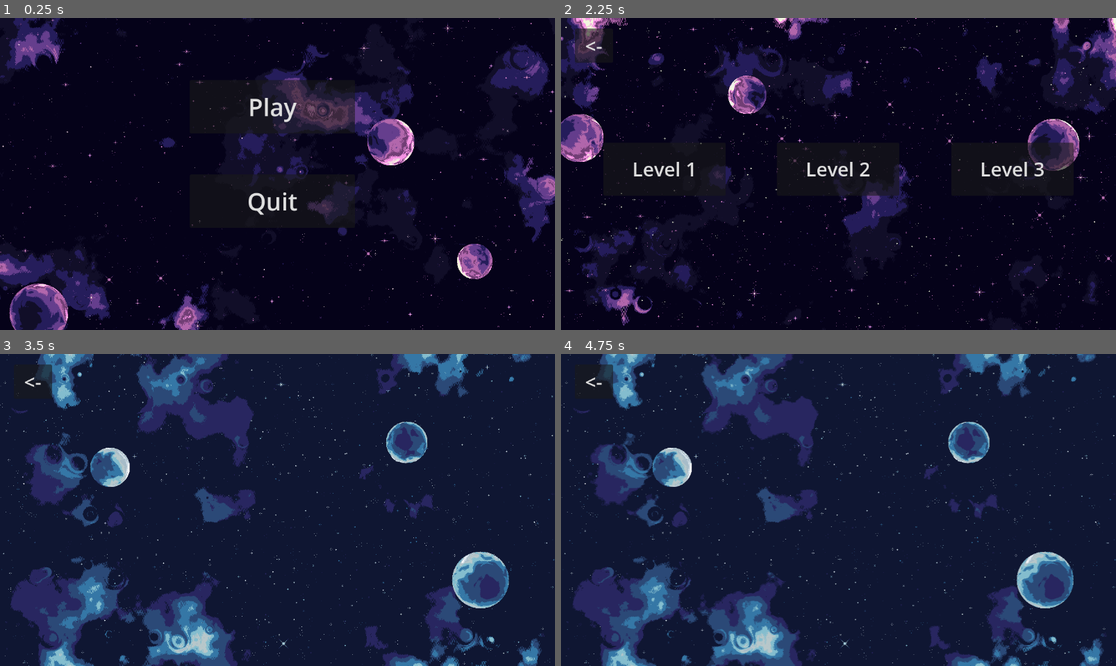
Above: before the commit, frames 1-4 (two rows, left to right).
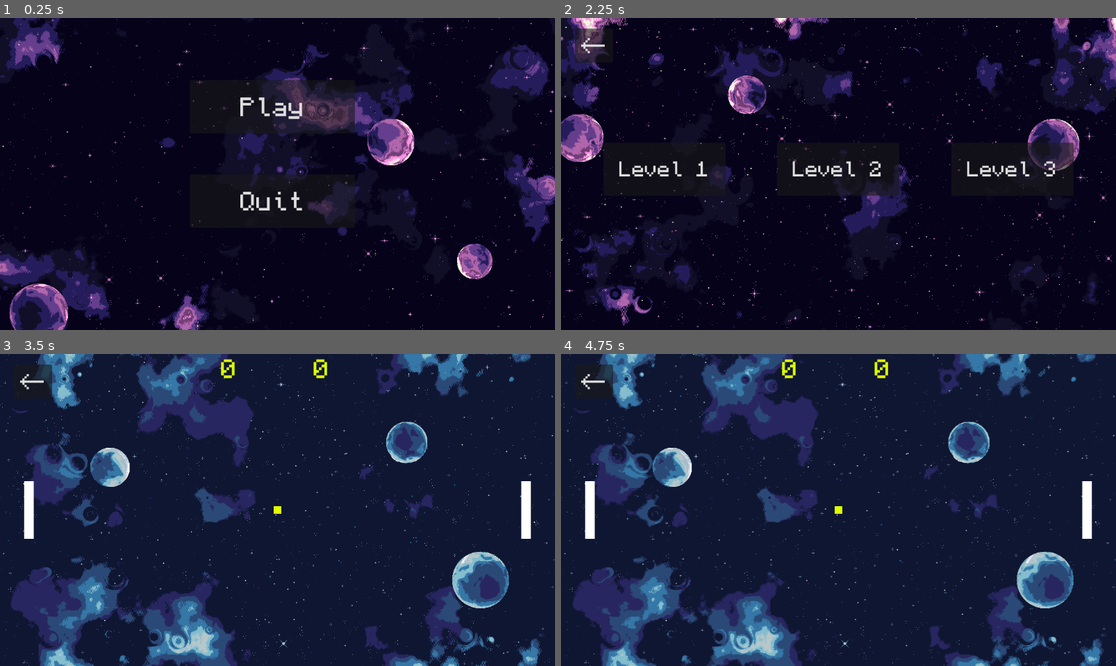
Above: after the commit, the same moments.

Repository: EkaterinaKugot/Pong
Game: Godot game, scene res://scenes/menu/menu.tscn
Two runs of this game, one before a commit and one after it. Both use one fixed random seed, a clock stepped at 60 frames per second and the inputs below. Before the commit the project starts from res://game/menu/menu.tscn.
Inputs:
- Up to frame 1 (0.25 s): no input
- Up to frame 2 (2.25 s): click "Play" at 0.5 s; click "<-" at 1.25 s; click "Play" at 2 s
- Up to frame 3 (3.5 s): click "Level 1" at 2.75 s
- Up to frame 4 (4.75 s): click "<-" at 3.5 s; click "Level 1" at 4.25 s

The runs differ from the first frame. In frame 1, 0.8% of the frame differs, in the area x 43-55%, y 25-64%; in frame 2, 1.1%, in the area x 3-90%, y 6-51%; in frame 3, 1.0%; in frame 4, 1.0%.

Commit message:
added basic entities: ball, rackets, scores. Implemented simple intelligence for the computer racket

Diff:
--- a/game/level1/back.gd
+++ /dev/null
@@ -1,6 +0,0 @@
-extends Button
-
-
-
-func _on_pressed() -> void:
-	get_tree().change_scene_to_file("res://game/level_selection/level_selection.tscn")
--- a/game/level1/level_1.tscn
+++ /dev/null
@@ -1,19 +0,0 @@
-[gd_scene load_steps=3 format=3 uid="uid://bfxq0u67jpa5e"]
-
-[ext_resource type="PackedScene" uid="uid://bgceni31vwcuu" path="res://bg/bg_winter.tscn" id="1_gy3pi"]
-[ext_resource type="Script" path="res://game/level1/back.gd" id="2_muwli"]
-
-[node name="level_1" type="Node2D"]
-
-[node name="bg_winter" parent="." instance=ExtResource("1_gy3pi")]
-
-[node name="Back" type="Button" parent="."]
-offset_left = 29.0
-offset_top = 22.0
-offset_right = 108.0
-offset_bottom = 93.0
-theme_override_font_sizes/font_size = 40
-text = "<-"
-script = ExtResource("2_muwli")
-
-[connection signal="pressed" from="Back" to="Back" method="_on_pressed"]
--- a/game/level_selection/back.gd
+++ /dev/null
@@ -1,5 +0,0 @@
-extends Button
-
-
-func _on_pressed() -> void:
-	get_tree().change_scene_to_file("res://game/menu/menu.tscn")
--- a/game/level_selection/level_1.gd
+++ /dev/null
@@ -1,4 +0,0 @@
-extends Button
-
-func _on_pressed() -> void:
-	get_tree().change_scene_to_file("res://game/level1/level_1.tscn")
--- a/game/menu/menu.tscn
+++ /dev/null
@@ -1,34 +0,0 @@
-[gd_scene load_steps=5 format=3 uid="uid://sktyukbhm4uh"]
-
-[ext_resource type="Script" path="res://game/menu/menu.gd" id="1_tlgku"]
-[ext_resource type="Script" path="res://game/menu/play.gd" id="2_0w8yk"]
-[ext_resource type="Texture2D" uid="uid://bks8ec0p65fnh" path="res://assets/violet.png" id="2_mbo84"]
-[ext_resource type="Script" path="res://game/menu/quit.gd" id="3_jvbbu"]
-
-[node name="Menu" type="Node2D"]
-script = ExtResource("1_tlgku")
-
-[node name="Violet" type="Sprite2D" parent="."]
-position = Vector2(576, 324)
-texture = ExtResource("2_mbo84")
-
-[node name="Play" type="Button" parent="."]
-offset_left = 394.0
-offset_top = 129.0
-offset_right = 737.0
-offset_bottom = 240.0
-theme_override_font_sizes/font_size = 50
-text = "Play"
-script = ExtResource("2_0w8yk")
-
-[node name="Quit" type="Button" parent="."]
-offset_left = 394.0
-offset_top = 325.0
-offset_right = 737.0
-offset_bottom = 436.0
-theme_override_font_sizes/font_size = 50
-text = "Quit"
-script = ExtResource("3_jvbbu")
-
-[connection signal="pressed" from="Play" to="Play" method="_on_pressed"]
-[connection signal="pressed" from="Quit" to="Quit" method="_on_pressed"]
--- a/game/menu/play.gd
+++ /dev/null
@@ -1,4 +0,0 @@
-extends Button
-
-func _on_pressed() -> void:
-	get_tree().change_scene_to_file("res://game/level_selection/level_selection.tscn")
--- a/project.godot
+++ b/project.godot
@@ -11,7 +11,7 @@
 [application]
 
 config/name="Pong"
-run/main_scene="res://game/menu/menu.tscn"
+run/main_scene="res://scenes/menu/menu.tscn"
 config/features=PackedStringArray("4.3", "Mobile")
 config/icon="res://icon.svg"
 
--- a/bg/bg_winter.tscn
+++ b/scenes/bg/bg_winter.tscn
@@ -1,9 +1,9 @@
 [gd_scene load_steps=5 format=3 uid="uid://bgceni31vwcuu"]
 
-[ext_resource type="Texture2D" uid="uid://dvf040wmfulpo" path="res://assets/winter_bg.png" id="1_63sol"]
-[ext_resource type="Script" path="res://bg/bg_winter.gd" id="1_te0i0"]
-[ext_resource type="Texture2D" uid="uid://bcspabi3ve51f" path="res://assets/winter_back.png" id="3_jon33"]
-[ext_resource type="Texture2D" uid="uid://1ihvdoxrb7ea" path="res://assets/winter_front.png" id="4_a5fs4"]
+[ext_resource type="Texture2D" uid="uid://dvf040wmfulpo" path="res://assets/background/winter_bg.png" id="1_63sol"]
+[ext_resource type="Script" path="res://scenes/bg/bg_winter.gd" id="1_te0i0"]
+[ext_resource type="Texture2D" uid="uid://bcspabi3ve51f" path="res://assets/background/winter_back.png" id="3_jon33"]
+[ext_resource type="Texture2D" uid="uid://1ihvdoxrb7ea" path="res://assets/background/winter_front.png" id="4_a5fs4"]
 
 [node name="bg_winter" type="ParallaxBackground"]
 script = ExtResource("1_te0i0")
--- /dev/null
+++ b/scenes/level1/back.gd
@@ -0,0 +1,5 @@
+extends Button
+
+
+func _on_pressed() -> void:
+	get_tree().change_scene_to_file("res://scenes/level_selection/level_selection.tscn")
--- /dev/null
+++ b/scenes/level1/ball.gd
@@ -0,0 +1,27 @@
+extends CharacterBody2D
+
+
+var win_size: Vector2
+const START_SPEED = 500.0
+const ACCEL: int = 50 # ускорение
+var speed: int
+var dir: Vector2
+
+func _ready() -> void:
+	win_size = get_viewport_rect().size
+
+func new_ball():
+	# выбирает случайную позицию и направление для старта
+	position.x = win_size.x / 2
+	position.y = randi_range(200, win_size.y - 200)
+	speed = START_SPEED
+	dir = random_direction()
+
+func random_direction():
+	var new_dir := Vector2()
+	new_dir.x = [1, -1].pick_random()
+	new_dir.y = randf_range(-1, 1)
+	return new_dir.normalized()
+
+func _physics_process(delta: float) -> void:
+	move_and_collide(dir * speed * delta)
--- /dev/null
+++ b/scenes/level1/cpu.gd
@@ -0,0 +1,26 @@
+extends StaticBody2D
+
+var ball_pos: Vector2
+var dist: int # расстояние по вертикале от ракетки
+var move_by: int # как далеко перемещяется ракетка
+var win_height: int # выоста окна
+var p_height: int # высота ракетки
+
+# Called when the node enters the scene tree for the first time.
+func _ready() -> void:
+	win_height = get_viewport_rect().size.y
+	p_height = $ColorRect.get_size().y
+
+# Called every frame. 'delta' is the elapsed time since the previous frame.
+func _process(delta: float) -> void:
+	ball_pos = $"../Ball".position
+	dist = position.y - ball_pos.y
+
+	if abs(dist) > get_parent().PADDLE_SPEED * delta:
+		move_by = get_parent().PADDLE_SPEED * delta * (dist / abs(dist))
+	else:
+		move_by = dist
+
+	position.y -= move_by
+
+	position.y = clamp(position.y, p_height / 2, win_height - p_height / 2)
--- /dev/null
+++ b/scenes/level1/level_1.gd
@@ -0,0 +1,8 @@
+extends Node2D
+
+var score := [0, 0] #Player, CPU
+const PADDLE_SPEED: int = 500
+
+
+func _on_ball_timer_timeout() -> void:
+	$Ball.new_ball()
--- /dev/null
+++ b/scenes/level1/level_1.tscn
@@ -0,0 +1,156 @@
+[gd_scene load_steps=14 format=3 uid="uid://bgylyh1kdrb33"]
+
+[ext_resource type="PackedScene" uid="uid://bgceni31vwcuu" path="res://scenes/bg/bg_winter.tscn" id="1_h618p"]
+[ext_resource type="Script" path="res://scenes/level1/level_1.gd" id="1_ilmvk"]
+[ext_resource type="Script" path="res://scenes/level1/back.gd" id="2_1sy5t"]
+[ext_resource type="FontFile" uid="uid://d3ftaug61a8t3" path="res://assets/fonts/Monocraft.otf" id="3_tadrk"]
+[ext_resource type="Script" path="res://scenes/level1/player.gd" id="5_tse83"]
+[ext_resource type="Script" path="res://scenes/level1/ball.gd" id="6_kmrkm"]
+[ext_resource type="Script" path="res://scenes/level1/cpu.gd" id="6_ovt7o"]
+
+[sub_resource type="RectangleShape2D" id="RectangleShape2D_jd6wr"]
+size = Vector2(20, 120)
+
+[sub_resource type="RectangleShape2D" id="RectangleShape2D_ikjiy"]
+size = Vector2(16, 16)
+
+[sub_resource type="RectangleShape2D" id="RectangleShape2D_pypk2"]
+size = Vector2(1152, 64)
+
+[sub_resource type="RectangleShape2D" id="RectangleShape2D_fk6bn"]
+size = Vector2(1152, 56)
+
+[sub_resource type="RectangleShape2D" id="RectangleShape2D_lcagj"]
+size = Vector2(64, 648)
+
+[sub_resource type="RectangleShape2D" id="RectangleShape2D_xk040"]
+size = Vector2(82, 648)
+
+[node name="level_1" type="Node2D"]
+script = ExtResource("1_ilmvk")
+
+[node name="bg_winter" parent="." instance=ExtResource("1_h618p")]
+
+[node name="Back" type="Button" parent="."]
+offset_left = 29.0
+offset_top = 22.0
+offset_right = 108.0
+offset_bottom = 93.0
+theme_override_fonts/font = ExtResource("3_tadrk")
+theme_override_font_sizes/font_size = 40
+text = "<-"
+script = ExtResource("2_1sy5t")
+
+[node name="Player" type="StaticBody2D" parent="."]
+position = Vector2(50, 324)
+script = ExtResource("5_tse83")
+
+[node name="ColorRect" type="ColorRect" parent="Player"]
+anchors_preset = 4
+anchor_top = 0.5
+anchor_bottom = 0.5
+offset_top = -60.0
+offset_right = 20.0
+offset_bottom = 60.0
+grow_vertical = 2
+metadata/_edit_use_anchors_ = true
+
+[node name="CollisionShape2D" type="CollisionShape2D" parent="Player"]
+position = Vector2(10, 0)
+shape = SubResource("RectangleShape2D_jd6wr")
+
+[node name="CPU" type="StaticBody2D" parent="."]
+position = Vector2(1082, 324)
+script = ExtResource("6_ovt7o")
+
+[node name="ColorRect" type="ColorRect" parent="CPU"]
+anchors_preset = 4
+anchor_top = 0.5
+anchor_bottom = 0.5
+offset_top = -60.0
+offset_right = 20.0
+offset_bottom = 60.0
+grow_vertical = 2
+metadata/_edit_use_anchors_ = true
+
+[node name="CollisionShape2D" type="CollisionShape2D" parent="CPU"]
+position = Vector2(10, 0)
+shape = SubResource("RectangleShape2D_jd6wr")
+
+[node name="Ball" type="CharacterBody2D" parent="."]
+position = Vector2(576, 324)
+collision_mask = 3
+script = ExtResource("6_kmrkm")
+
+[node name="ColorRect" type="ColorRect" parent="Ball"]
+anchors_preset = 8
+anchor_left = 0.5
+anchor_top = 0.5
+anchor_right = 0.5
+anchor_bottom = 0.5
+offset_left = -8.0
+offset_top = -8.0
+offset_right = 8.0
+offset_bottom = 8.0
+grow_horizontal = 2
+grow_vertical = 2
+color = Color(0.866667, 1, 0, 1)
+
+[node name="CollisionShape2D" type="CollisionShape2D" parent="Ball"]
+shape = SubResource("RectangleShape2D_ikjiy")
+
+[node name="Borders" type="StaticBody2D" parent="."]
+collision_layer = 2
+
+[node name="Top" type="CollisionShape2D" parent="Borders"]
+position = Vector2(576, -32)
+shape = SubResource("RectangleShape2D_pypk2")
+
+[node name="Bottom" type="CollisionShape2D" parent="Borders"]
+position = Vector2(576, 676)
+shape = SubResource("RectangleShape2D_fk6bn")
+
+[node name="ScoreLeft" type="Area2D" parent="."]
+
+[node name="CollisionShape2D" type="CollisionShape2D" parent="ScoreLeft"]
+position = Vector2(-32, 324)
+shape = SubResource("RectangleShape2D_lcagj")
+
+[node name="ScoreRight" type="Area2D" parent="."]
+
+[node name="CollisionShape2D" type="CollisionShape2D" parent="ScoreRight"]
+position = Vector2(1192, 324)
+shape = SubResource("RectangleShape2D_xk040")
+
+[node name="Hud" type="CanvasLayer" parent="."]
+
+[node name="PlayerScore" type="Label" parent="Hud"]
+offset_left = 456.0
+offset_top = 5.0
+offset_right = 496.0
+offset_bottom = 56.0
+theme_override_colors/font_color = Color(0.866667, 1, 0, 1)
+theme_override_fonts/font = ExtResource("3_tadrk")
+theme_override_font_sizes/font_size = 50
+text = "0"
+horizontal_alignment = 1
+vertical_alignment = 1
+
+[node name="CPUScore" type="Label" parent="Hud"]
+offset_left = 648.0
+offset_top = 5.0
+offset_right = 688.0
+offset_bottom = 56.0
+theme_override_colors/font_color = Color(0.866667, 1, 0, 1)
+theme_override_fonts/font = ExtResource("3_tadrk")
+theme_override_font_sizes/font_size = 50
+text = "0"
+horizontal_alignment = 1
+vertical_alignment = 1
+
+[node name="BallTimer" type="Timer" parent="."]
+one_shot = true
+autostart = true
+
+[connection signal="pressed" from="Back" to="Back" method="_on_pressed"]
+[connection signal="timeout" from="BallTimer" to="." method="_on_ball_timer_timeout"]
--- /dev/null
+++ b/scenes/level1/player.gd
@@ -0,0 +1,19 @@
+extends StaticBody2D
+
+var win_height: int # выоста окна
+var p_height: int # высота ракетки
+
+# Called when the node enters the scene tree for the first time.
+func _ready() -> void:
+	win_height = get_viewport_rect().size.y
+	p_height = $ColorRect.get_size().y
+
+# Called every frame. 'delta' is the elapsed time since the previous frame.
+func _process(delta: float) -> void:
+	if Input.is_action_pressed("ui_up"):
+		position.y -= get_parent().PADDLE_SPEED * delta
+	elif Input.is_action_pressed("ui_down"):
+		position.y += get_parent().PADDLE_SPEED * delta
+
+	# проверяем верхнии и нижнии границы
+	position.y = clamp(position.y, p_height / 2, win_height - p_height / 2)
--- /dev/null
+++ b/scenes/level_selection/back.gd
@@ -0,0 +1,5 @@
+extends Button
+
+
+func _on_pressed() -> void:
+	get_tree().change_scene_to_file("res://scenes/menu/menu.tscn")
--- /dev/null
+++ b/scenes/level_selection/level_1.gd
@@ -0,0 +1,4 @@
+extends Button
+
+func _on_pressed() -> void:
+	get_tree().change_scene_to_file("res://scenes/level1/level_1.tscn")
--- a/game/level_selection/level_selection.tscn
+++ b/scenes/level_selection/level_selection.tscn
@@ -1,29 +1,32 @@
-[gd_scene load_steps=4 format=3 uid="uid://cv4rk1k2onie0"]
+[gd_scene load_steps=5 format=3 uid="uid://dsob7m6gyugc2"]
 
-[ext_resource type="Texture2D" uid="uid://dcg1b1jqru74p" path="res://assets/violet2.png" id="1_7ky0u"]
-[ext_resource type="Script" path="res://game/level_selection/back.gd" id="1_y38v8"]
-[ext_resource type="Script" path="res://game/level_selection/level_1.gd" id="2_sxlp8"]
+[ext_resource type="Texture2D" uid="uid://dcg1b1jqru74p" path="res://assets/background/violet2.png" id="1_b8x1f"]
+[ext_resource type="FontFile" uid="uid://d3ftaug61a8t3" path="res://assets/fonts/Monocraft.otf" id="2_6yn0u"]
+[ext_resource type="Script" path="res://scenes/level_selection/level_1.gd" id="2_wig53"]
+[ext_resource type="Script" path="res://scenes/level_selection/back.gd" id="3_5jwxn"]
 
 [node name="level_selection" type="Node2D"]
 
 [node name="Violet2" type="Sprite2D" parent="."]
 position = Vector2(576, 324)
-texture = ExtResource("1_7ky0u")
+texture = ExtResource("1_b8x1f")
 
 [node name="Level1" type="Button" parent="."]
 offset_left = 88.0
 offset_top = 259.0
 offset_right = 342.0
 offset_bottom = 369.0
+theme_override_fonts/font = ExtResource("2_6yn0u")
 theme_override_font_sizes/font_size = 40
 text = "Level 1"
-script = ExtResource("2_sxlp8")
+script = ExtResource("2_wig53")
 
 [node name="Level2" type="Button" parent="."]
 offset_left = 448.0
 offset_top = 259.0
 offset_right = 702.0
 offset_bottom = 369.0
+theme_override_fonts/font = ExtResource("2_6yn0u")
 theme_override_font_sizes/font_size = 40
 text = "Level 2"
 
@@ -32,6 +35,7 @@
 offset_top = 259.0
 offset_right = 1064.0
 offset_bottom = 369.0
+theme_override_fonts/font = ExtResource("2_6yn0u")
 theme_override_font_sizes/font_size = 40
 text = "Level 3"
 
@@ -40,9 +44,10 @@
 offset_top = 22.0
 offset_right = 108.0
 offset_bottom = 93.0
+theme_override_fonts/font = ExtResource("2_6yn0u")
 theme_override_font_sizes/font_size = 40
 text = "<-"
-script = ExtResource("1_y38v8")
+script = ExtResource("3_5jwxn")
 
 [connection signal="pressed" from="Level1" to="Level1" method="_on_pressed"]
 [connection signal="pressed" from="Back" to="Back" method="_on_pressed"]
--- /dev/null
+++ b/scenes/menu/menu.tscn
@@ -0,0 +1,37 @@
+[gd_scene load_steps=6 format=3 uid="uid://bmlg056jf5tgj"]
+
+[ext_resource type="Script" path="res://scenes/menu/menu.gd" id="1_o5mro"]
+[ext_resource type="Texture2D" uid="uid://bks8ec0p65fnh" path="res://assets/background/violet.png" id="2_siaa3"]
+[ext_resource type="FontFile" uid="uid://d3ftaug61a8t3" path="res://assets/fonts/Monocraft.otf" id="3_p0eb5"]
+[ext_resource type="Script" path="res://scenes/menu/play.gd" id="3_uoe3q"]
+[ext_resource type="Script" path="res://scenes/menu/quit.gd" id="4_tlo61"]
+
+[node name="Menu" type="Node2D"]
+script = ExtResource("1_o5mro")
+
+[node name="Violet" type="Sprite2D" parent="."]
+position = Vector2(576, 324)
+texture = ExtResource("2_siaa3")
+
+[node name="Play" type="Button" parent="."]
+offset_left = 394.0
+offset_top = 129.0
+offset_right = 737.0
+offset_bottom = 240.0
+theme_override_fonts/font = ExtResource("3_p0eb5")
+theme_override_font_sizes/font_size = 50
+text = "Play"
+script = ExtResource("3_uoe3q")
+
+[node name="Quit" type="Button" parent="."]
+offset_left = 394.0
+offset_top = 325.0
+offset_right = 737.0
+offset_bottom = 436.0
+theme_override_fonts/font = ExtResource("3_p0eb5")
+theme_override_font_sizes/font_size = 50
+text = "Quit"
+script = ExtResource("4_tlo61")
+
+[connection signal="pressed" from="Play" to="Play" method="_on_pressed"]
+[connection signal="pressed" from="Quit" to="Quit" method="_on_pressed"]
--- /dev/null
+++ b/scenes/menu/play.gd
@@ -0,0 +1,4 @@
+extends Button
+
+func _on_pressed() -> void:
+	get_tree().change_scene_to_file("res://scenes/level_selection/level_selection.tscn")
Renamed: assets/violet.png -> assets/background/violet.png
Not shown, changed: assets/background/violet.png.import
Renamed: assets/violet2.png -> assets/background/violet2.png
Not shown, changed: assets/background/violet2.png.import
Renamed: assets/winter_back.png -> assets/background/winter_back.png
Not shown, changed: assets/background/winter_back.png.import
Renamed: assets/winter_bg.png -> assets/background/winter_bg.png
Not shown, changed: assets/background/winter_bg.png.import
Renamed: assets/winter_front.png -> assets/background/winter_front.png
Not shown, changed: assets/background/winter_front.png.import
Binary file added: assets/fonts/Monocraft.otf
Not shown, added: assets/fonts/Monocraft.otf.import
(and 3 more such lines)
